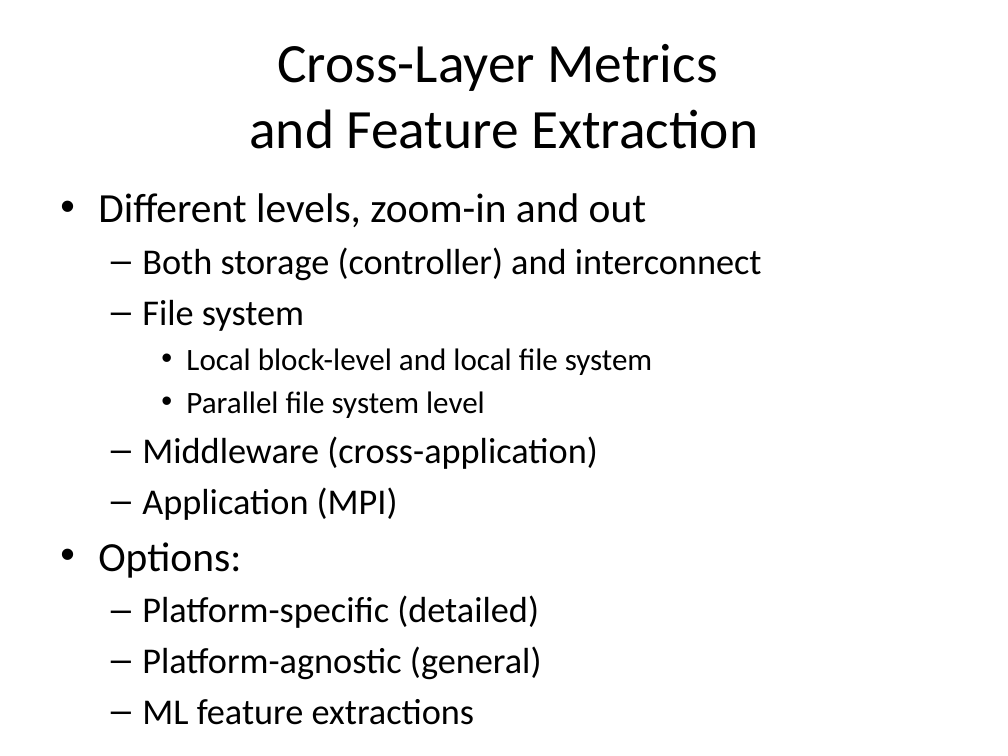
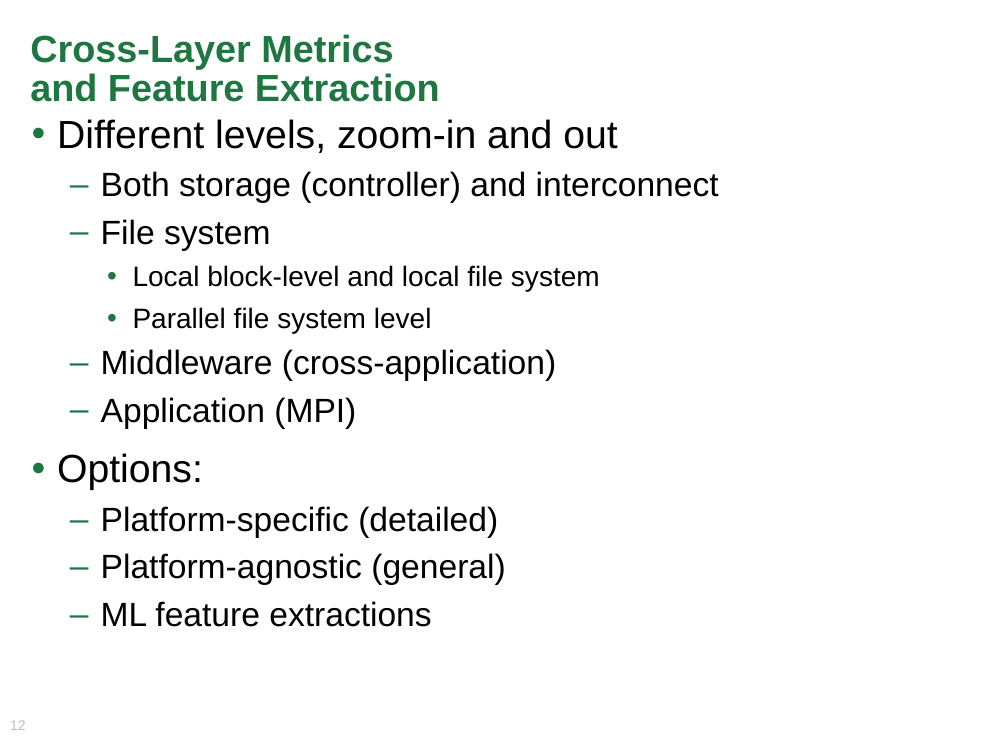
Before and after one commit to TPLink32/sirius, a slide deck: slide 12 of All-Hand-Meetings/AHM-10-14-2015/Presentations/SIRIUS_AHM-wang.pptx (slide 2 before the commit). Drawn at 1008x756 pixels with LibreOffice and Linux fonts; fonts in the diff are those of the drawing; background and template pictures are left out. Boxes give left, top, right and bottom in pixels: in the first picture for what was removed or moved away, otherwise in the second. Text is boxed around its words. In the diff, an @@ line names an element or a change of style, - is before the commit and + after.

```diff
--- a/All-Hand-Meetings/AHM-10-14-2015/Presentations/SIRIUS_AHM-wang.pptx
+++ b/All-Hand-Meetings/AHM-10-14-2015/Presentations/SIRIUS_AHM-wang.pptx
@@ title "Cross-Layer Metrics and Feature Extraction": place and size @@
-title "Cross-Layer Metrics and Feature Extraction" at (249, 44, 758, 149)
+title "Cross-Layer Metrics and Feature Extraction" at (30, 34, 440, 102)
@@ title "Cross-Layer Metrics and Feature Extraction" at (30, 34, 440, 102): size 39.6 to 27 pt, font Calibri to Arial, text colour #000000 to #1E7640, bold on; alignment centre to left; line spacing 1 to 0.85; vertical alignment middle to top @@
@@ text "Different levels, zoom-in and out": place and size @@
-text "Different levels, zoom-in and out" at (98, 193, 762, 680)
+text "Different levels, zoom-in and out" at (57, 119, 719, 627)
@@ text "Different levels, zoom-in and out" at (57, 119, 719, 627): size 29.6 to 28 pt in "Different levels, zoom-in and out", "Options:"; font Calibri to Arial; size 25.9 to 24 pt in "Both storage (controller) and interconnect", "File system", "Middleware (cross-application)", "Application (MPI)" and 3 more places; size 22.2 to 20 pt in "Local block-level and local file system", "Parallel file system level"; indent changed; line spacing 1 to 0.9; more space between paragraphs @@
@@ page number added at (10, 720, 26, 730), 10 pt, text #BFBFBF @@
+12
```
Also in this commit, not shown: 3 other slides changed, 10 slides added.
